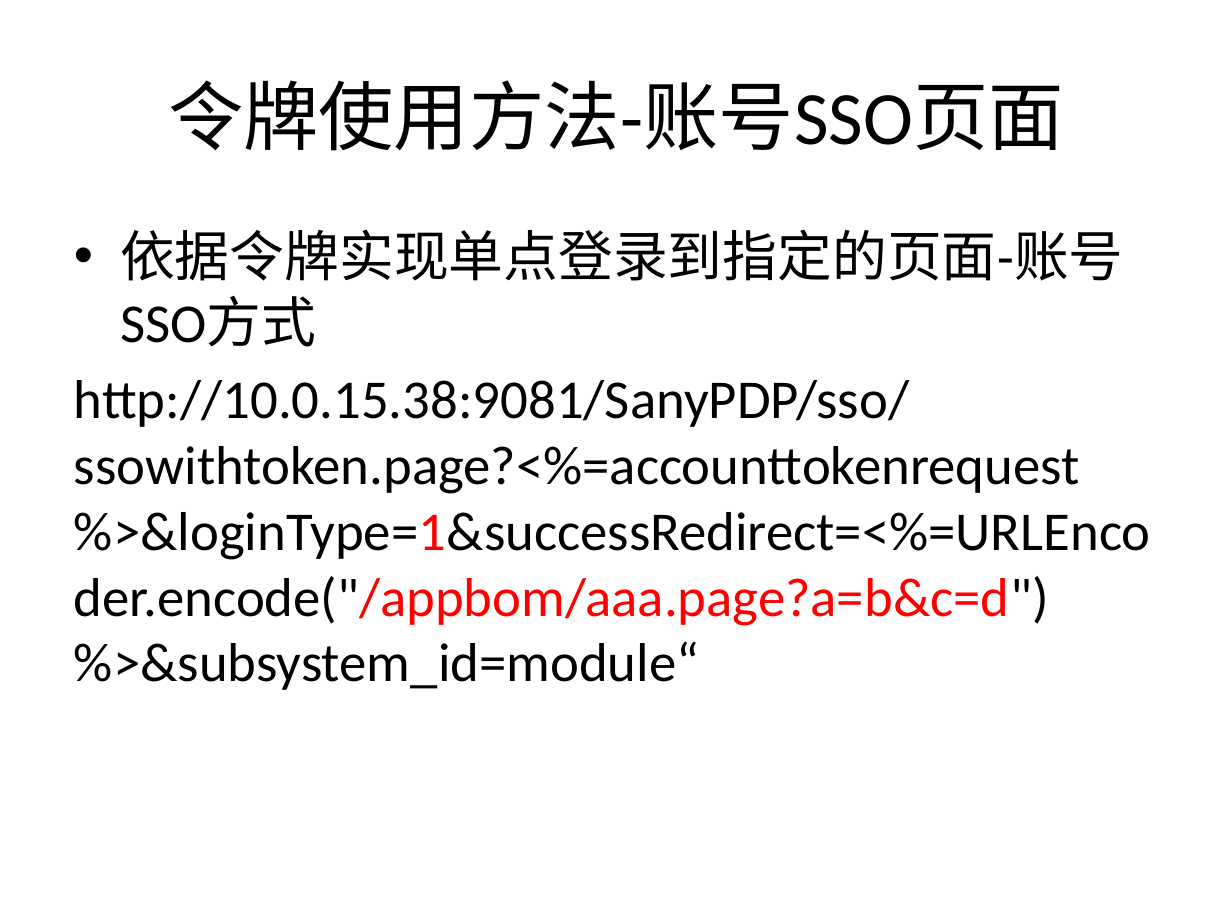
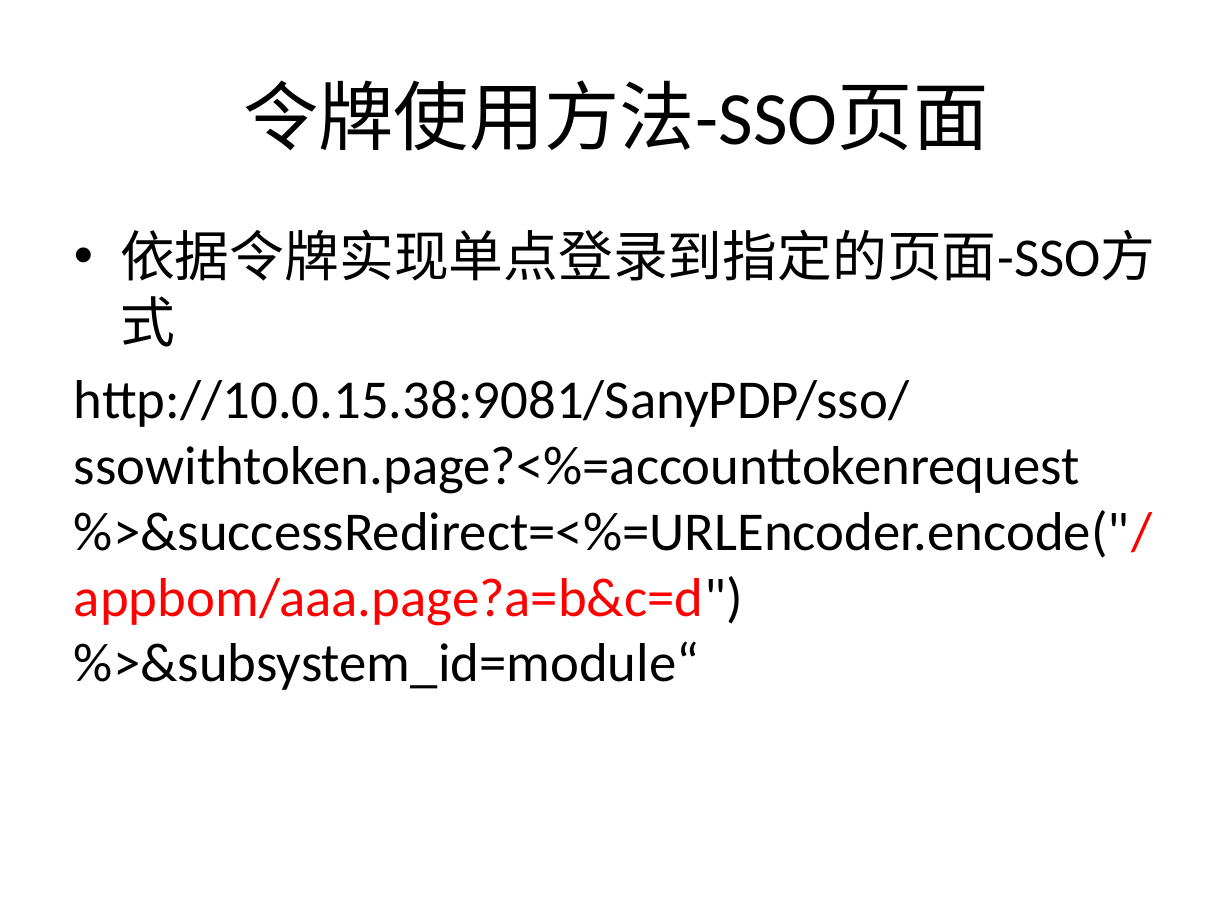
Before and after one commit to bbossgroups/bboss, a slide deck: slide 14 of 文档/令牌管理.pptx (slide 12 before the commit). Drawn at 1232x924 pixels with LibreOffice and Linux fonts; fonts in the diff are those of the drawing. Boxes give left, top, right and bottom in pixels: in the first picture for what was removed or moved away, otherwise in the second. Text is boxed around its words. In the diff, an @@ line names an element or a change of style, - is before the commit and + after.

```diff
--- a/文档/令牌管理.pptx
+++ b/文档/令牌管理.pptx
@@ title at box(243, 80, 988, 151): text changed @@
-令牌使用方法-账号SSO页面
+令牌使用方法-SSO页面
@@ text at box(74, 229, 1155, 690): text changed @@
-• 依据令牌实现单点登录到指定的页面-账号SSO方式
-http://10.0.15.38:9081/SanyPDP/sso/ssowithtoken.page?<%=accounttokenrequest %>&loginType=1&successRedirect=<%=URLEncoder.encode("/appbom/aaa.page?a=b&c=d") %>&subsystem_id=module“
+• 依据令牌实现单点登录到指定的页面-SSO方式
+http://10.0.15.38:9081/SanyPDP/sso/ssowithtoken.page?<%=accounttokenrequest %>&successRedirect=<%=URLEncoder.encode("/appbom/aaa.page?a=b&c=d") %>&subsystem_id=module“
```
Also in this commit, not shown: 13 other slides changed, 5 slides added, 2 slides removed, 45 other files.
